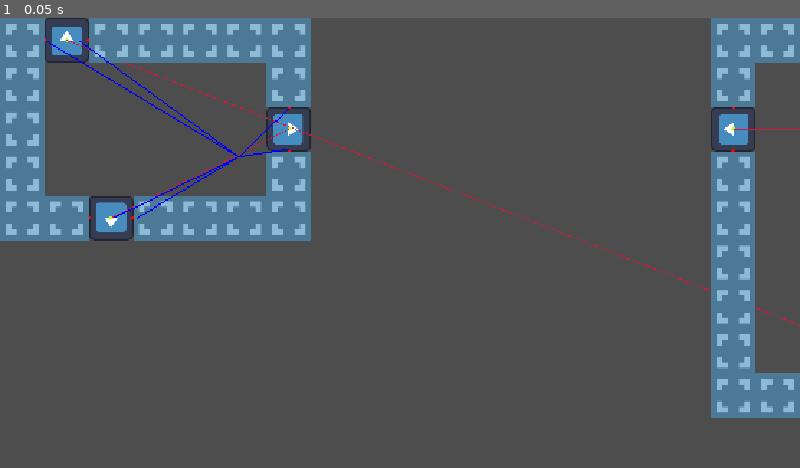
Above: before the commit, frame 1.
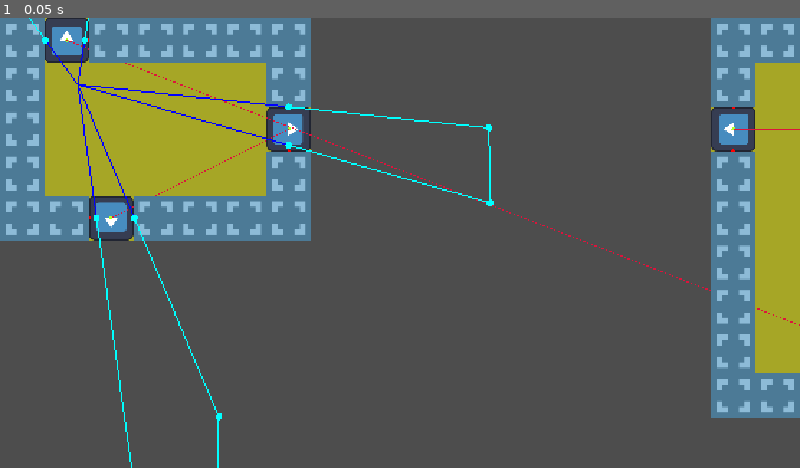
Above: after the commit, the same moment.

Repository: EfficiencySimplicity/godot-level-playground
Game: Godot game, scene res://Scenes/portal_testing.tscn
Same seed, same stepped clock (60 frames per second), same inputs: the game is played once before the commit and once after it. The engine's default icon, where the game draws it, is replaced by a stand-in: a white triangle on a blue panel in a dark square.
Inputs:
- Up to frame 1 (0.05 s): no input

The runs differ from the first frame. In frame 1, 13% of the frame differs, in the area x 3-100%, y 0-100%.

Commit message:
got semi-working mesh outlines being generated

Diff:
--- a/Portals/portal_origin.gd
+++ b/Portals/portal_origin.gd
@@ -28,7 +28,6 @@
 		var start = portal.get_start()
 		var end   = portal.get_end()
 		var out_normal = portal.get_out_normal()
-		var dir_to_end = portal.get_vec_along()
 
 		# from you to the door-line
 		var distance = (start - global_position).dot(out_normal)
@@ -45,9 +44,7 @@
 		if end_angle < start_angle:
 			end_angle += 360
 
-		var min_ok_angle = -1000000
 		var min_ok_point = Vector2.ZERO
-		var max_ok_angle = 1000000
 		var max_ok_point = Vector2.ZERO
 
 		var has_hit_at_all = false
@@ -79,10 +76,8 @@
 			else:
 				if !has_hit_at_all:
 					has_hit_at_all = true
-					min_ok_angle = current_angle
 					min_ok_point = hit_point
 
-				max_ok_angle = current_angle
 				max_ok_point = hit_point
 
 		if !has_hit_at_all:
@@ -172,23 +167,36 @@
 
 	return [min_ok_point, max_ok_point]
 
+# https://www.reddit.com/r/godot/comments/17fed5p/is_there_a_way_to_put_a_button_on_the_inspector/
+@export_tool_button("Redraw line") var redraw = queue_redraw
 func _draw():
 	if !(current_room and debug): return
 
 	for portal in current_room.portals:
-		var range = get_visible_portal_range(portal)
-
-		if range.is_empty():
+		var vis_range = get_visible_portal_range(portal)
+
+		if vis_range.is_empty():
 			draw_line(to_local(global_position), to_local(portal.global_position), Color.BLACK)
 			return
 
-		draw_line(to_local(global_position), to_local(range[0]), Color.BLUE)
-		draw_line(to_local(global_position), to_local(range[1]), Color.BLUE)
+		draw_line(to_local(global_position), to_local(vis_range[0]), Color.BLUE)
+		draw_line(to_local(global_position), to_local(vis_range[1]), Color.BLUE)
+
+		# get all the meshes in the room and transform 'em back and draw the verts
+		var mesh = portal.other.room.get_extended_mesh_from_portal(
+			portal.other,
+			portal.port_pos(global_position),
+			[portal.port_pos(vis_range[0]), portal.port_pos(vis_range[1])]
+		)
+
+		draw_polyline(Array(mesh.vertices).map(func(x): return to_local(x)), Color.AQUA)
+		Array(mesh.vertices).map(func(x): draw_circle(to_local(x), 5, Color.AQUA))
 
 
 
 func _input(event):
-	gen_portals()
+	pass
+	#gen_portals()
 		#
 #func _process(delta):
 	#queue_redraw()
--- a/Portals/portal_room.gd
+++ b/Portals/portal_room.gd
@@ -1,3 +1,4 @@
+@tool
 class_name PortalRoom extends Node2D
 
 @export var portals: Array[Portal]
@@ -13,6 +14,7 @@
 @export var bounds: Rect2:
 	set(v):
 		bounds = v
+		queue_redraw()
 		if !viewport: return
 		update_viewport()
 
@@ -20,11 +22,58 @@
 	viewport.size = bounds.size
 	viewport.get_child(0).global_position = bounds.position + (bounds.size / 2)
 
-@export var debug: bool
+@export var debug: bool:
+	set(v):
+		debug = v
+		queue_redraw()
 
 func _draw():
 	if !debug: return
-	draw_rect(bounds, Color.from_rgba8(255, 255, 0, 128))
+	draw_rect(Rect2(to_local(bounds.position), bounds.size), Color.from_rgba8(255, 255, 0, 128))
+
+## The portal should be one *in this room*, with the point and vis range
+## being transformed to be looking *into* this room *from* outside.
+## It transforms the coordinates back into the other room's space at the end
+func get_extended_mesh_from_portal(portal: Portal, view_point: Vector2, vis_range: Array[Vector2]) -> MeshPool:
+	var min_angle = rad_to_deg(view_point.angle_to_point(vis_range[0]))
+	var max_angle = rad_to_deg(view_point.angle_to_point(vis_range[1]))
+
+	var min_dir = (vis_range[0] - view_point).normalized()
+	var max_dir = (vis_range[1] - view_point).normalized()
+
+	# we get what corners of the room are within the angle range
+	var ok_corners = Utils.get_corners(bounds).filter(
+		func(corner):
+			var angle_to = rad_to_deg(view_point.angle_to_point(corner))
+			return Utils.compare_angles(min_angle, angle_to) and Utils.compare_angles(angle_to, max_angle)
+	)
+
+	# extend the min and max of the view range until they hit the walls
+	var min_extended = Utils.extend_to_rect_edge(bounds, vis_range[0], min_dir)
+	var max_extended = Utils.extend_to_rect_edge(bounds, vis_range[1], max_dir)
+
+	# create the array of points; going clockwise:
+	# - the first point on the door that's visible - that point extended 'til it hits the room edge
+	var pts = [vis_range[0], min_extended]
+	# - all the corners between that point and...
+	pts.append_array(ok_corners)
+	# - the last point on the door that's visible, extended, and then - not extended
+	pts.append_array([max_extended, vis_range[1]])
+
+	var triangles: PackedInt32Array = []
+	# basic fan method
+	for i in range(pts.size() - 1):
+		triangles.append(0)
+		triangles.append(i)
+		triangles.append(i + 1)
+
+	var uvs: PackedVector2Array = PackedVector2Array(pts.map(func(x): return to_uv(x)))
+
+	return MeshPool.new(
+		PackedVector2Array(pts.map(func(x): return portal.port_pos(x))),
+		triangles,
+		uvs
+	)
 
 func to_uv(pos: Vector2) -> Vector2:
 	return ((pos - bounds.position) / bounds.size).clamp(Vector2.ZERO, Vector2.ONE)
--- a/Scenes/portal_testing.tscn
+++ b/Scenes/portal_testing.tscn
@@ -12,6 +12,8 @@
 
 [node name="PortalRoom" parent="Room1" unique_id=1972959863 node_paths=PackedStringArray("portals") instance=ExtResource("1_4dry4")]
 portals = [NodePath("../Sprite2D/Portal"), NodePath("../Sprite2D2/Portal"), NodePath("../Sprite2D3/Portal")]
+bounds = Rect2(0, 0, 448, 320)
+debug = true
 
 [node name="Sprite2D" type="Sprite2D" parent="Room1" unique_id=1145696661]
 position = Vector2(96, 32)
@@ -59,6 +61,8 @@
 
 [node name="PortalRoom" parent="Room2" unique_id=1531253500 node_paths=PackedStringArray("portals") instance=ExtResource("1_4dry4")]
 portals = [NodePath("../Sprite2D/Portal"), NodePath("../Sprite2D2/Portal"), NodePath("../Sprite2D3/Portal")]
+bounds = Rect2(1024, 0, 320, 576)
+debug = true
 
 [node name="Sprite2D" type="Sprite2D" parent="Room2" unique_id=696147939]
 position = Vector2(32, 160)
@@ -108,7 +112,7 @@
 navigation_enabled = false
 
 [node name="PortalOrigin" type="Node2D" parent="." unique_id=398097193 node_paths=PackedStringArray("current_room")]
-position = Vector2(344, 200)
+position = Vector2(112, 96)
 script = ExtResource("5_ej6ep")
 current_room = NodePath("../Room1/PortalRoom")
 debug = true
